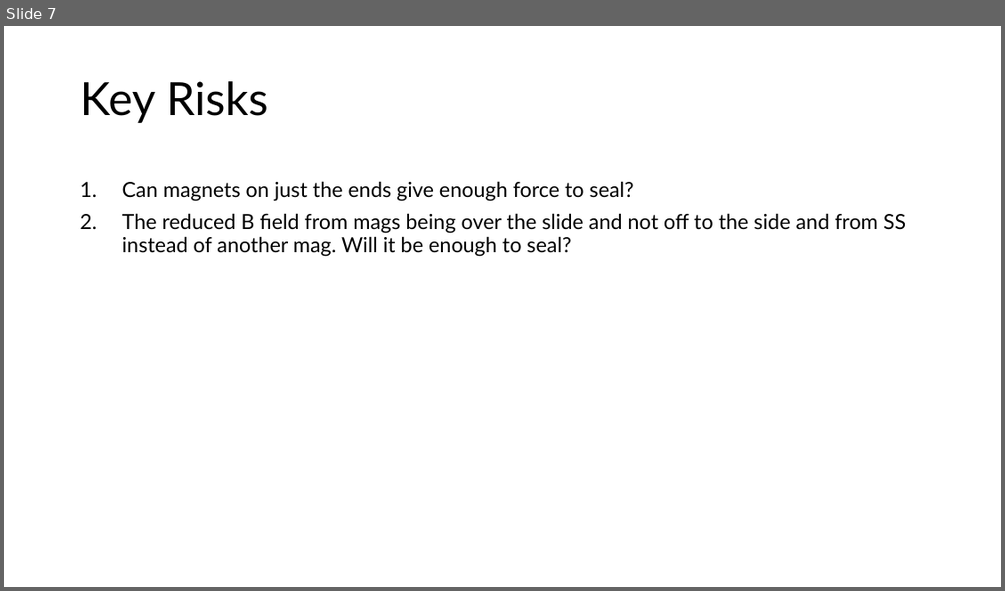
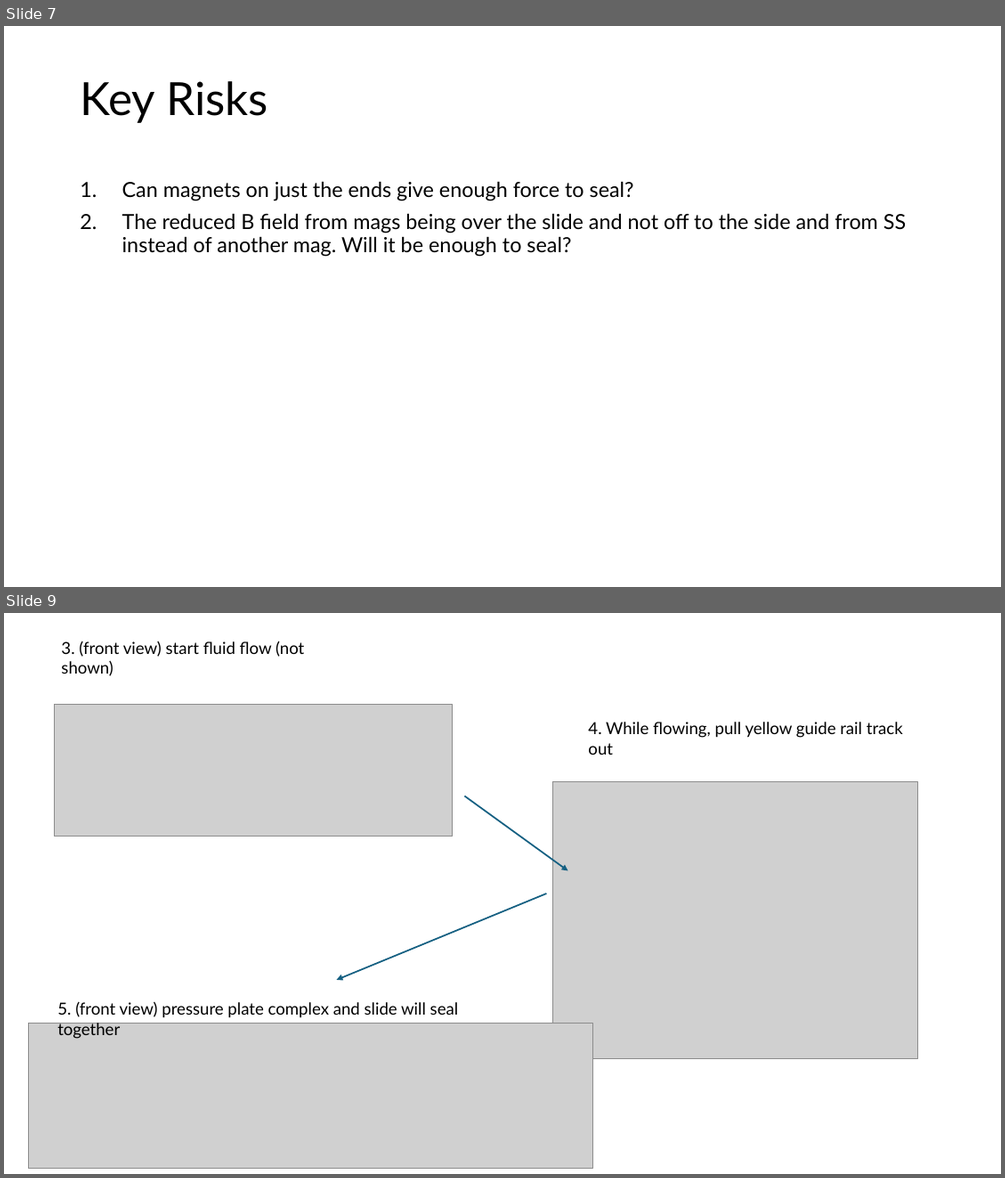
Before and after one commit to mdanderson03/SpectrePlex, a slide deck: Presentation/Commercial Prototype Production.pptx. Shown one above the other, each under a label of ours: slide 7 before the commit, slides 7 and 9 after it; the slides between them are not shown. The pictures are 1005x591 and 1005x1178 pixels, drawn with LibreOffice and Linux fonts; fonts in the diff are those of the drawing; grey boxes stand for pictures. Boxes give left, top, right and bottom in pixels: in the first picture for what was removed or moved away, otherwise in the second. Text is boxed around its words. In the diff, an @@ line names an element or a change of style, - is before the commit and + after.

```diff
--- a/Presentation/Commercial Prototype Production.pptx
+++ b/Presentation/Commercial Prototype Production.pptx
@@ slide 9 added at [4,613,1001,1174], background #FFFFFF @@
@@ text added at [61,641,304,676], 16 pt, text #000000 @@
+3. (front view) start fluid flow (not shown)
@@ picture added at [54,705,453,835] @@
@@ text added at [588,722,903,755], 16 pt, text #000000 @@
+4. While flowing, pull yellow guide rail track out
@@ arrow added from (465, 796) to (568, 871), #156082 1.5 pt @@
@@ picture added at [553,781,918,1059] @@
@@ arrow added from (547, 893) to (337, 980), #156082 1.5 pt @@
@@ text added at [57,1001,459,1018], 16 pt, text #000000 @@
+5. (front view) pressure plate complex and slide will seal together
@@ picture added at [28,1022,592,1168] @@
```
Also in this commit, not shown: 2 other slides added, 1 slide removed, 3 other files.
